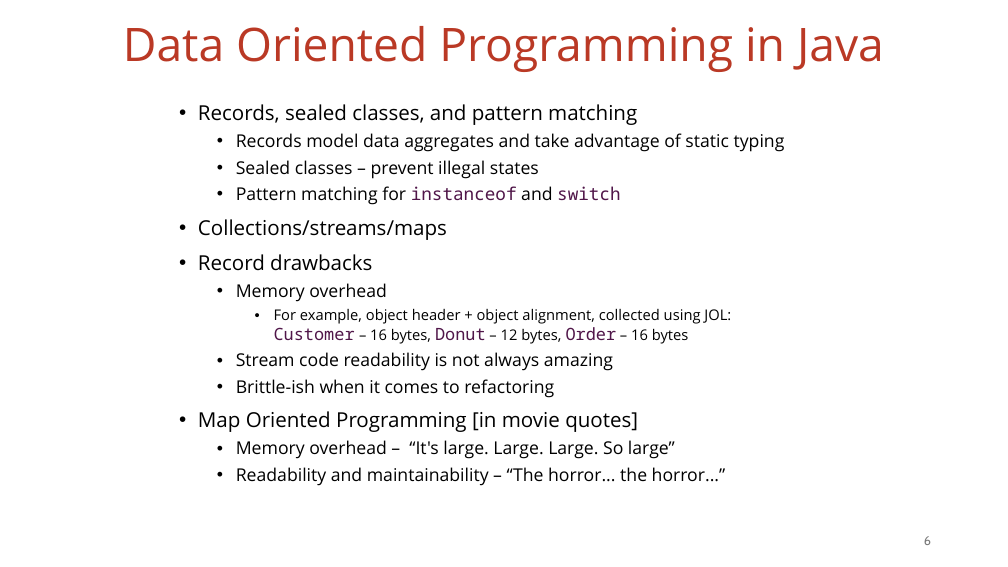
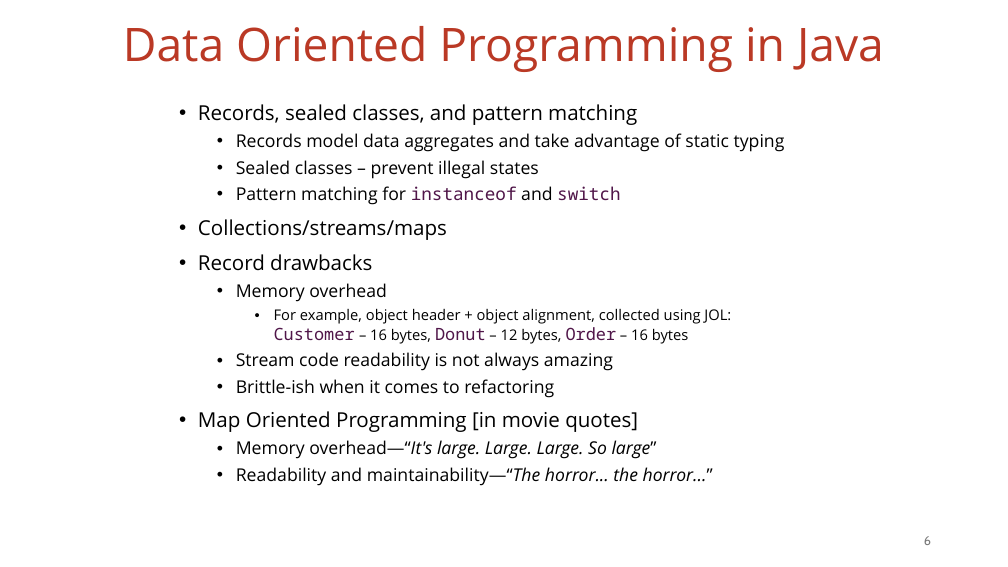
Before and after one commit to vmzakharov/missing-dataframe-talk, a slide deck: slide 6 of presentation/Missing_Dataframe_Long.pptx. Drawn at 1008x567 pixels with LibreOffice and Linux fonts; fonts in the diff are those of the drawing. Boxes give left, top, right and bottom in pixels: in the first picture for what was removed or moved away, otherwise in the second. Text is boxed around its words. In the diff, an @@ line names an element or a change of style, - is before the commit and + after.

Commit message:
minor slide fixes

```diff
--- a/presentation/Missing_Dataframe_Long.pptx
+++ b/presentation/Missing_Dataframe_Long.pptx
@@ text at (236,440,713,486): text changed; italic on @@
-  • Memory overhead – “It's large. Large. Large. So large”
-  • Readability and maintainability – “The horror... the horror...”
+  • Memory overhead—“It's large. Large. Large. So large”
+  • Readability and maintainability—“The horror... the horror...”
```
Also in this commit, not shown: 4 other slides changed, 1 other file.
